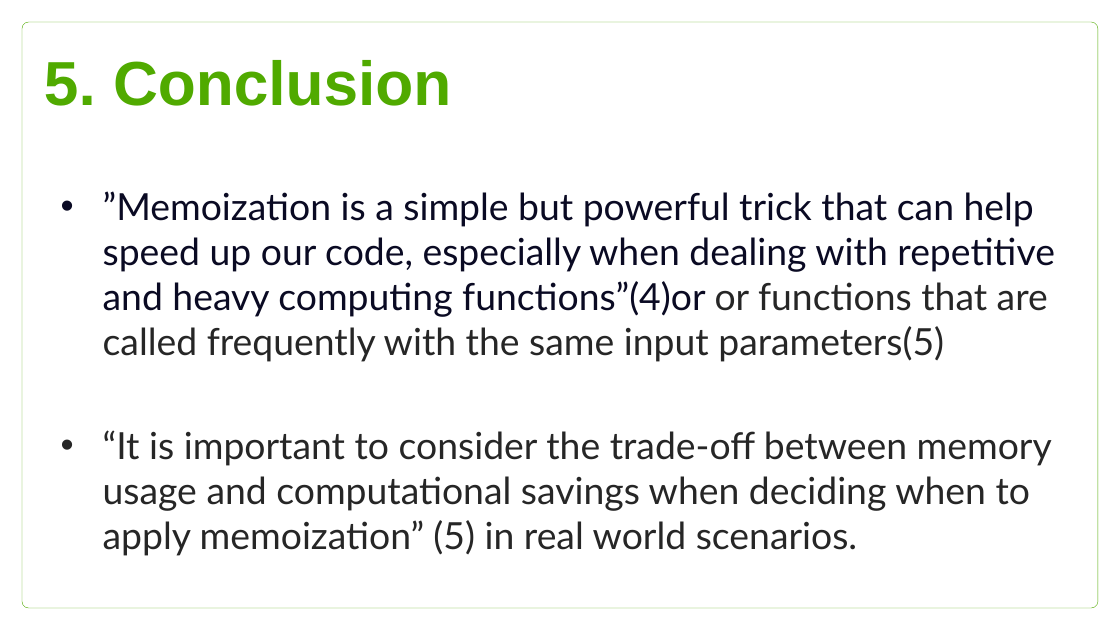
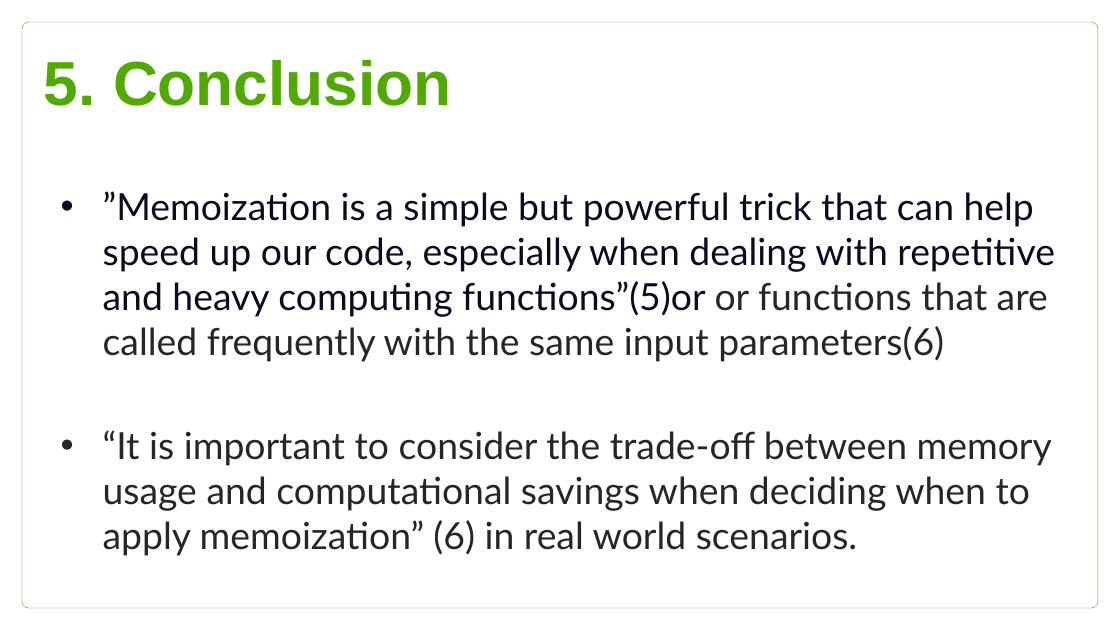
Before and after one commit to Btibor02/GroupWork, a slide deck: slide 23 of Groupwork ppt.pptx. Drawn at 1120x630 pixels with LibreOffice and Linux fonts; fonts in the diff are those of the drawing; background and template pictures are left out. Boxes give left, top, right and bottom in pixels: in the first picture for what was removed or moved away, otherwise in the second. Text is boxed around its words. In the diff, an @@ line names an element or a change of style, - is before the commit and + after.

```diff
--- a/Groupwork ppt.pptx
+++ b/Groupwork ppt.pptx
@@ subtitle at (103, 191, 1055, 556): text changed @@
-• ”Memoization is a simple but powerful trick that can help speed up our code, especially when dealing with repetitive and heavy computing functions”(4)or or functions that are called frequently with the same input parameters(5)
-• “It is important to consider the trade-off between memory usage and computational savings when deciding when to apply memoization” (5) in real world scenarios.
+• ”Memoization is a simple but powerful trick that can help speed up our code, especially when dealing with repetitive and heavy computing functions”(5)or or functions that are called frequently with the same input parameters(6)
+• “It is important to consider the trade-off between memory usage and computational savings when deciding when to apply memoization” (6) in real world scenarios.
```
Also in this commit, not shown: 1 other slide changed.
